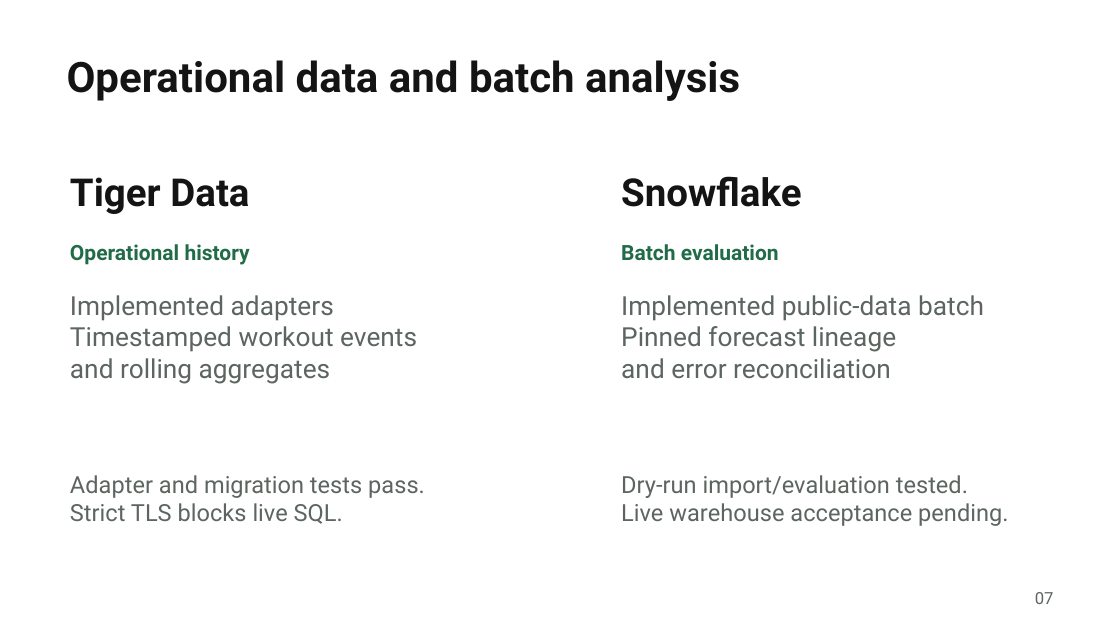
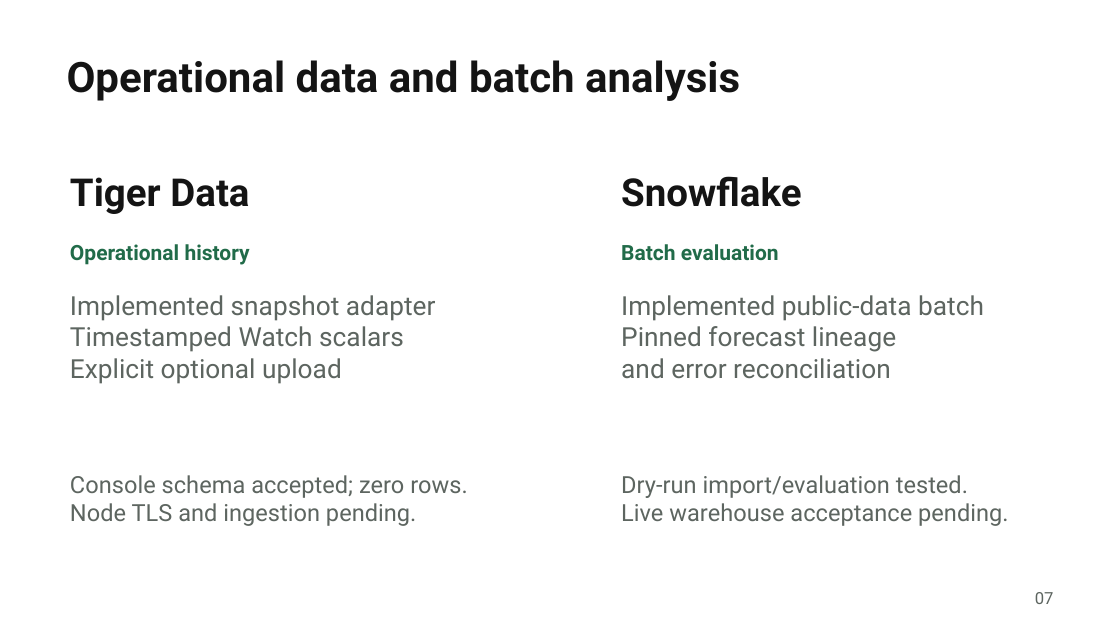
Before and after one commit to NakkiV7/oxhack-team, a slide deck: slide 7 of presentation/output/spottr-judges.pptx. Drawn at 1120x630 pixels with LibreOffice and Linux fonts; fonts in the diff are those of the drawing. Boxes give left, top, right and bottom in pixels: in the first picture for what was removed or moved away, otherwise in the second. Text is boxed around its words. In the diff, an @@ line names an element or a change of style, - is before the commit and + after.

Commit message:
docs: refresh judges deck with accepted Gemini and Tiger evidence

```diff
--- a/presentation/output/spottr-judges.pptx
+++ b/presentation/output/spottr-judges.pptx
@@ text at (x1=70, y1=295, x2=436, y2=384): text changed @@
-Implemented adapters
-Timestamped workout events
-and rolling aggregates
+Implemented snapshot adapter
+Timestamped Watch scalars
+Explicit optional upload
@@ text at (x1=70, y1=475, x2=467, y2=526): text changed @@
-Adapter and migration tests pass.
-Strict TLS blocks live SQL.
+Console schema accepted; zero rows.
+Node TLS and ingestion pending.
```
Also in this commit, not shown: 2 other slides changed, 11 other files.
